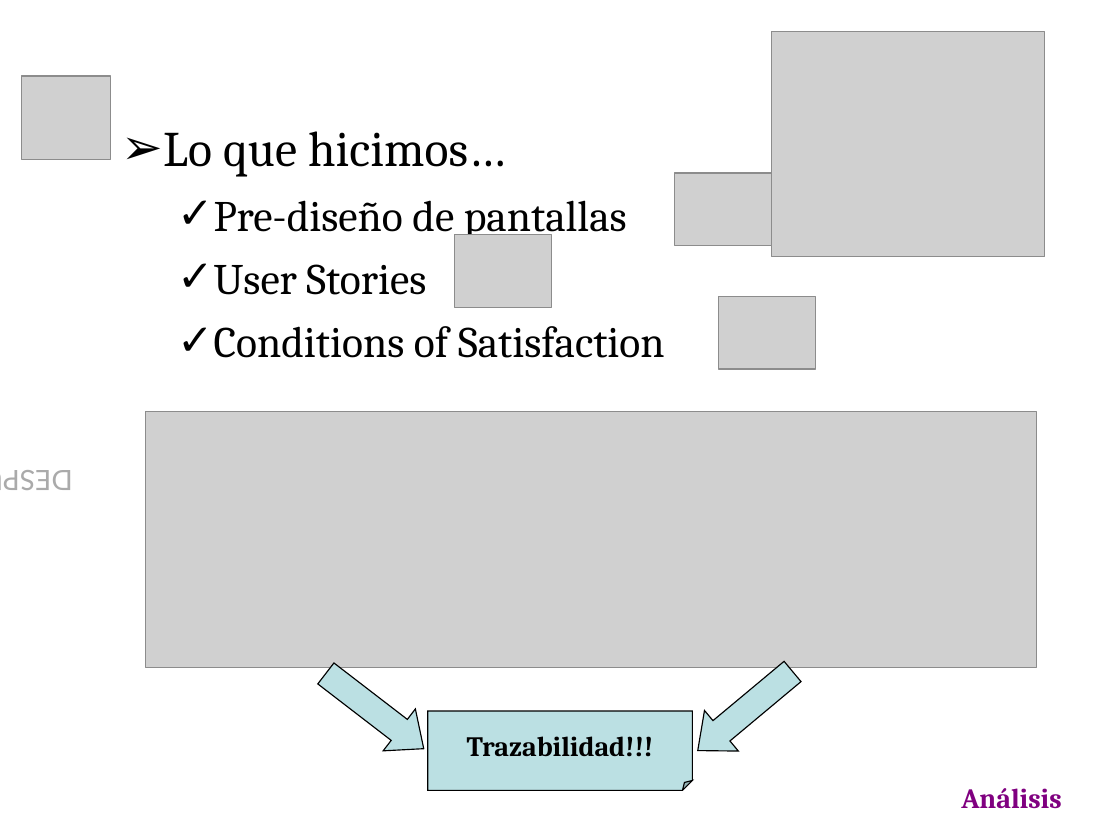
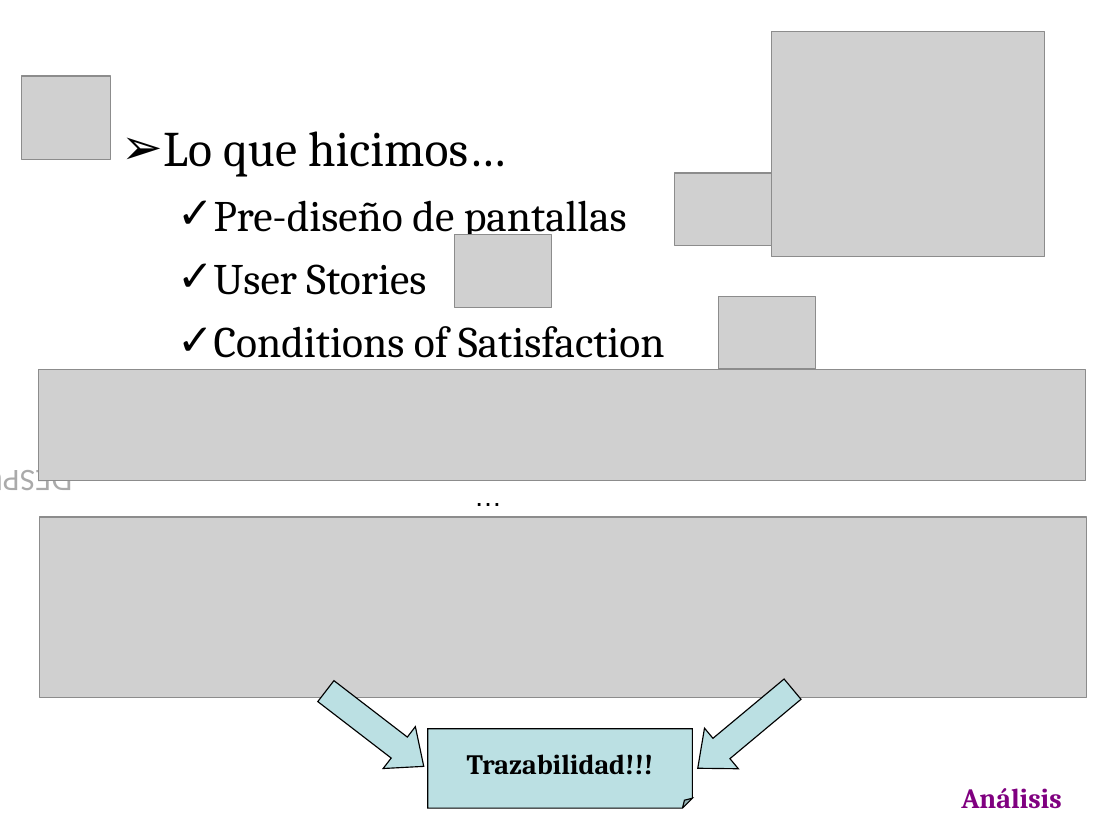
Before and after one commit to emmanuelfls371/softmart7547, a slide deck: slide 7 of docs/CarpetaEntrega/PresFinal.ppt. Drawn at 1120x840 pixels with LibreOffice and Linux fonts; fonts in the diff are those of the drawing; grey boxes stand for pictures; background and template pictures are left out. Boxes give left, top, right and bottom in pixels: in the first picture for what was removed or moved away, otherwise in the second. Text is boxed around its words. In the diff, an @@ line names an element or a change of style, - is before the commit and + after.

```diff
--- a/docs/CarpetaEntrega/PresFinal.ppt
+++ b/docs/CarpetaEntrega/PresFinal.ppt
@@ picture added at (x1=38, y1=370, x2=1085, y2=482) @@
@@ text added at (x1=464, y1=473, x2=514, y2=517), 18 pt, text #000000 @@
+…
@@ picture resized from (x1=146, y1=411, x2=1036, y2=666) to (x1=39, y1=517, x2=1086, y2=698) @@
@@ up arrow moved from (x1=310, y1=653, x2=440, y2=770) to (x1=310, y1=671, x2=440, y2=788) @@
@@ up arrow moved from (x1=681, y1=652, x2=810, y2=771) to (x1=681, y1=669, x2=810, y2=789) @@
@@ folded corner "Trazabilidad!!!" moved from (x1=428, y1=711, x2=692, y2=791) to (x1=428, y1=729, x2=692, y2=809) @@
```
Also in this commit, not shown: 1 other slide changed.
